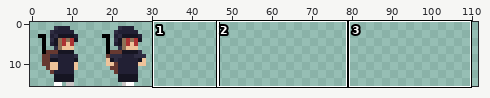
Sprite sheet: assets/images/enemy.png. The picture above shows the old version from afar; the outline marks the close-up.
Close-up. Before the commit:
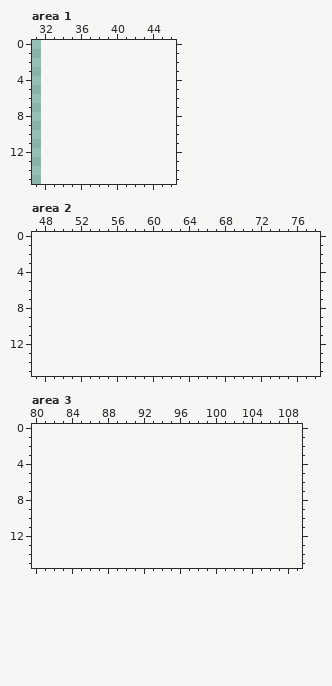
The file is 32x16 pixels. Shown: area 1: x 31..46, y 0..15; area 2: x 47..78, y 0..15; area 3: x 80..109, y 0..15. The old version is drawn lined up with the new one, on the new canvas. The wide view leaves out empty margins.
After:
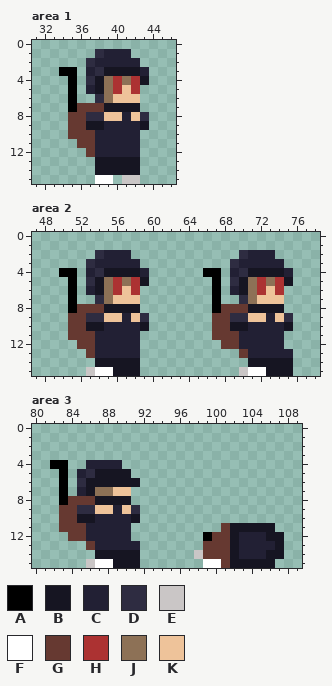
Palette (. is transparent): A #000000  B #161522  C #222034  D #2e2c41  E #cac6c6  F #ffffff  G #663931  H #ac3232  J #8d7156  K #eec39a
Author's note on the commit: add enemy dying anim
Change:
canvas 32x16 -> 128x16
Area 1:
y 1: x 38..41 .... -> DCCC
y 2: x 37..42 ...... -> DCCCCC
y 3: x 34..35 .. -> AA; x 37..43 ....... -> CDBBBBC
y 4: x 35 . -> A; x 37..43 ....... -> DBJHJHB
y 5: x 35 . -> A; x 37..42 ...... -> CBJHKH
y 6: x 35 . -> A; x 38..42 ..... -> DJKKK
y 7: x 35..42 ........ -> AGGGBBBB
y 8: x 35..43 ......... -> GGDDKKCKD
y 9: x 35..43 ......... -> GGBBCCCCB
y 10: x 35..42 ........ -> GGGCCCCC
y 11: x 36..42 ....... -> GGCCCCC
y 12: x 37..42 ...... -> GCCCCC
y 13..14: x 38..42 ..... -> BBBBB
y 15: x 38..39 .. -> FF; x 41..42 .. -> EE
Area 2:
y 2: x 54..57 .... -> DCCC; x 70..73 .... -> DCCC
y 3: x 53..58 ...... -> DCCCCC; x 69..74 ...... -> DCCCCC
y 4: x 50..51 .. -> AA; x 53..59 ....... -> CDBBBBC; x 66..67 .. -> AA; x 69..75 ....... -> CDBBBBC
y 5: x 51 . -> A; x 53..59 ....... -> DBJHJHB; x 67 . -> A; x 69..75 ....... -> DBJHJHB
y 6: x 51 . -> A; x 53..58 ...... -> CBJHKH; x 67 . -> A; x 69..74 ...... -> CBJHKH
y 7: x 51 . -> A; x 54..58 ..... -> DJKKK; x 67 . -> A; x 70..74 ..... -> DJKKK
y 8: x 51..58 ........ -> AGGGBBBB; x 67..74 ........ -> AGGGBBBB
y 9: x 51..59 ......... -> GGDDKKCKD; x 67..75 ......... -> GGDDKKCKD
y 10: x 51..59 ......... -> GGBBCCCCB; x 67..75 ......... -> GGBBCCCCB
y 11: x 51..58 ........ -> GGGCCCCC; x 67..74 ........ -> GGGCCCCC
y 12: x 52..58 ....... -> GGCCCCC; x 68..74 ....... -> GGCCCCC
y 13: x 53..58 ...... -> GCCCCC; x 70..75 ...... -> GCCCCC
y 14: x 54..58 ..... -> BBBBB; x 71..75 ..... -> BBBBB
y 15: x 53..58 ...... -> EFFBBB; x 70..75 ...... -> EFFBBB
Area 3:
y 4: x 82..83 .. -> AA; x 86..89 .... -> CCCC
y 5: x 83 . -> A; x 85..90 ...... -> CDBBBB
y 6: x 83 . -> A; x 85..91 ....... -> DBBBBBB
y 7: x 83 . -> A; x 85..90 ...... -> CBJJKK
y 8: x 83..90 ........ -> AGGGBBBB
y 9: x 83..91 ......... -> GGDDKKCKD
y 10: x 83..91 ......... -> GGBBCCCCB
y 11: x 83..90 ........ -> GGGCCCCC; x 101..106 ...... -> GBBBBB
y 12: x 84..90 ....... -> GGCCCCC; x 99..107 ......... -> AGGBCCCBB
y 13: x 86..91 ...... -> GCCCCC; x 99..107 ......... -> GGGBCCCCB
y 14: x 87..91 ..... -> BBBBB; x 98..107 .......... -> EGGGBCCCBB
y 15: x 86..91 ...... -> EFFBBB; x 99..106 ........ -> FFGBBBBB
Boxes around the changes in both close-ups, in picture pixels (x1, y1, x2, y2):
added: (59, 49, 149, 184)
added: (59, 250, 149, 376)
added: (203, 250, 293, 376)
added: (50, 460, 140, 568)
added: (194, 523, 284, 568)
